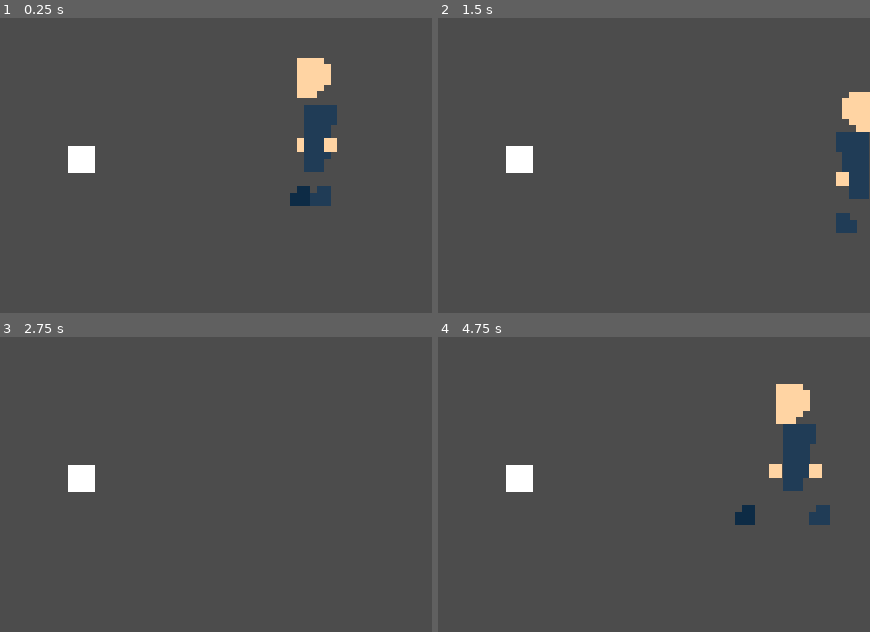
Above: before the commit, frames 1-4 (two rows, left to right).
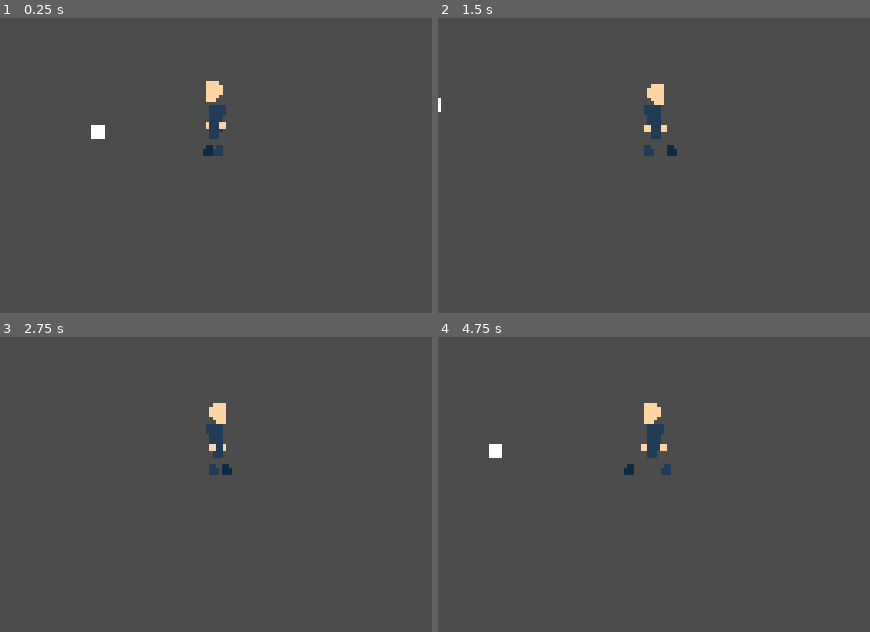
Above: after the commit, the same moments.

Repository: marco-vito/Low-Rez-Jam-2019
Game: Godot game, scene res://Test.tscn
The game is run twice, just before and just after one commit, with the same random seed, the same clock (stepped at 60 frames per second) and the same inputs. This scene is started directly instead of the project's main scene.
Inputs:
- Up to frame 1 (0.25 s): no input
- Up to frame 2 (1.5 s): tap Enter at 0.5 s; hold Right (ui_right) 0.53-1.28 s; tap C (interact) at 0.6, 1.35 s; hold Down (ui_down) from 1.28 s (still down)
- Up to frame 3 (2.75 s): release Down (ui_down) at 2.03 s; hold Right (ui_right) from 2.03 s (still down); tap C (interact) at 2.1 s
- Up to frame 4 (4.75 s): release Right (ui_right) at 2.78 s; hold Up (ui_up) 2.78-3.53 s; tap C (interact) at 2.85, 3.6, 4.35 s; hold Left (ui_left) from 3.53 s (still down)

The runs differ from the first frame. In frame 1, 4.6% of the frame differs, in the area x 15-79%, y 13-64%; in frame 2, 4.0%; in frame 3, 1.4%; in frame 4, 4.8%, in the area x 11-91%, y 15-64%.

Commit message:
Added light and made some fine adjustments

Diff:
--- a/Entities/Entity.gd
+++ b/Entities/Entity.gd
@@ -1,6 +1,6 @@
 extends KinematicBody2D
 
-const SPEED = 20
+const SPEED = 40
 
 #Arrays, enum and var to control the direction of movement and raycasts. [North, South, East, West].
 var dirX = [0, 0, 16, -16]
--- a/Entities/Player/Player.tscn
+++ b/Entities/Player/Player.tscn
@@ -175,7 +175,7 @@
 }
 
 [sub_resource type="RectangleShape2D" id=3]
-extents = Vector2( 5.56575, 11.0205 )
+extents = Vector2( 5, 5 )
 
 [sub_resource type="CircleShape2D" id=4]
 radius = 14.0
@@ -221,10 +221,12 @@
 anims/walk = SubResource( 2 )
 
 [node name="CollisionShape2D" type="CollisionShape2D" parent="."]
-position = Vector2( -0.815628, -3.67033 )
+position = Vector2( -1, 2 )
 shape = SubResource( 3 )
 
 [node name="Camera" parent="." instance=ExtResource( 8 )]
+current = true
+zoom = Vector2( 2, 2 )
 
 [node name="InteractionArea" type="Area2D" parent="."]
 
--- a/MainScene/MainScene.tscn
+++ b/MainScene/MainScene.tscn
@@ -1,33 +1,61 @@
-[gd_scene load_steps=8 format=2]
+[gd_scene load_steps=10 format=2]
 
 [ext_resource path="res://MainScene/LevelGeneration.gd" type="Script" id=1]
-[ext_resource path="res://Levels/TileMaps/TileMap.tscn" type="PackedScene" id=2]
-[ext_resource path="res://Levels/TileMaps/WallsTileMap.tres" type="TileSet" id=3]
-[ext_resource path="res://Levels/TileMaps/FloorTileMap.tres" type="TileSet" id=4]
-[ext_resource path="res://Objects/GeneralUseObjects/Camera/Camera.tscn" type="PackedScene" id=5]
-[ext_resource path="res://Objects/Slate/Slate.tscn" type="PackedScene" id=6]
+[ext_resource path="res://icon.png" type="Texture" id=2]
+[ext_resource path="res://Levels/TileMaps/TileMap.tscn" type="PackedScene" id=3]
+[ext_resource path="res://Levels/TileMaps/WallsTileMap.tres" type="TileSet" id=4]
+[ext_resource path="res://Levels/TileMaps/FloorTileMap.tres" type="TileSet" id=5]
+[ext_resource path="res://Objects/GeneralUseObjects/Camera/Camera.tscn" type="PackedScene" id=6]
 [ext_resource path="res://Entities/Player/Player.tscn" type="PackedScene" id=7]
+[ext_resource path="res://light128.png" type="Texture" id=8]
+[ext_resource path="res://Objects/Slate/Slate.tscn" type="PackedScene" id=9]
 
 [node name="Main Scene" type="Node2D"]
 script = ExtResource( 1 )
 
-[node name="TileMap" parent="." instance=ExtResource( 2 )]
+[node name="icon" type="Sprite" parent="."]
+modulate = Color( 0.505882, 0.505882, 0.505882, 1 )
+position = Vector2( 172.031, 103.149 )
+scale = Vector2( 4.91583, 3.37915 )
+texture = ExtResource( 2 )
+
+[node name="TileMap" parent="." instance=ExtResource( 3 )]
 visible = false
-tile_set = ExtResource( 3 )
+tile_set = ExtResource( 4 )
 tile_data = PoolIntArray( 0, 5, 0, 1, 5, 0, 2, 5, 0, 3, 5, 0, 4, 5, 0, 5, 5, 0, 6, 5, 0, 7, 5, 0, 8, 5, 0, 9, 5, 0, 10, …(1455 unchanged characters)…
 
-[node name="TileMap2" parent="." instance=ExtResource( 2 )]
+[node name="TileMap2" parent="." instance=ExtResource( 3 )]
 visible = false
-tile_set = ExtResource( 4 )
+tile_set = ExtResource( 5 )
 tile_data = PoolIntArray( 0, 5, 0, 1, 5, 0, 2, 5, 0, 3, 5, 0, 4, 5, 0, 5, 5, 0, 6, 5, 0, 7, 5, 0, 8, 5, 0, 9, 5, 0, 10, …(3532 unchanged characters)…
 
-[node name="Camera" parent="." instance=ExtResource( 5 )]
+[node name="Camera" parent="." instance=ExtResource( 6 )]
 position = Vector2( 144.304, 124.943 )
 current = true
 zoom = Vector2( 4, 4 )
 
-[node name="Slate" parent="." instance=ExtResource( 6 )]
-position = Vector2( 202.031, 70.304 )
+[node name="YSort" type="YSort" parent="."]
 
-[node name="Player" parent="." instance=ExtResource( 7 )]
+[node name="Player" parent="YSort" instance=ExtResource( 7 )]
+light_mask = 2
 position = Vector2( 132.897, 117.983 )
+
+[node name="Light2D" type="Light2D" parent="YSort/Player"]
+position = Vector2( -0.106033, 0.0198364 )
+z_index = -1
+texture = ExtResource( 8 )
+energy = 1.5
+shadow_enabled = true
+shadow_color = Color( 0.282353, 0.282353, 0.282353, 0 )
+
+[node name="Slate" parent="YSort" instance=ExtResource( 9 )]
+position = Vector2( 204.087, 67.4576 )
+
+[node name="Slate2" parent="YSort" instance=ExtResource( 9 )]
+position = Vector2( 173.75, 49.8817 )
+
+[node name="Slate3" parent="YSort" instance=ExtResource( 9 )]
+position = Vector2( 240.683, 81.422 )
+
+[node name="CanvasModulate" type="CanvasModulate" parent="."]
+color = Color( 0, 0, 0, 1 )
--- a/Objects/Slate/Slate.tscn
+++ b/Objects/Slate/Slate.tscn
@@ -12,6 +12,10 @@
 
 [sub_resource type="RectangleShape2D" id=2]
 extents = Vector2( 8.34344, 12.5203 )
+
+[sub_resource type="OccluderPolygon2D" id=3]
+closed = false
+polygon = PoolVector2Array( 8, -10, 8, -2, -8, -2, -8, -10, 8, -10 )
 
 [node name="Slate" instance=ExtResource( 1 )]
 script = ExtResource( 2 )
@@ -47,3 +51,7 @@
 rect_scale = Vector2( 0.2, 0.2 )
 custom_fonts/normal_font = ExtResource( 5 )
 text = "This is a text. Later, important things will be written here."
+
+[node name="LightOccluder2D" type="LightOccluder2D" parent="." index="4"]
+position = Vector2( 0, -20 )
+occluder = SubResource( 3 )
Not shown: 1 places in Objects/Slate/Slate.tscn that only renumber resources
